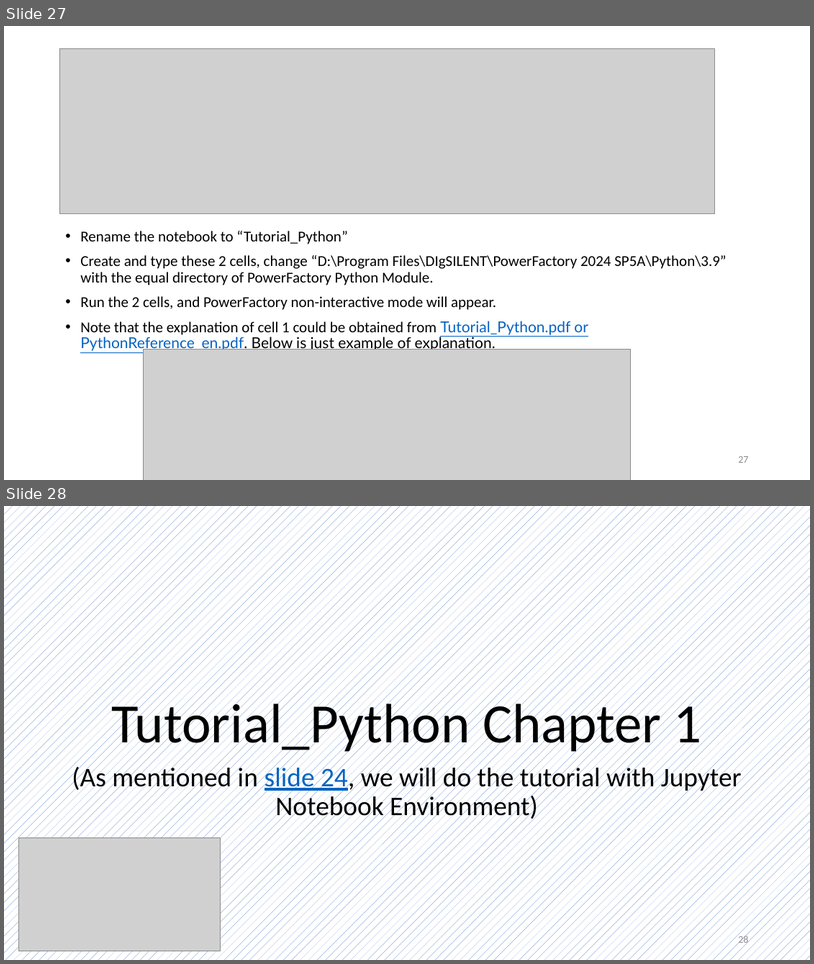
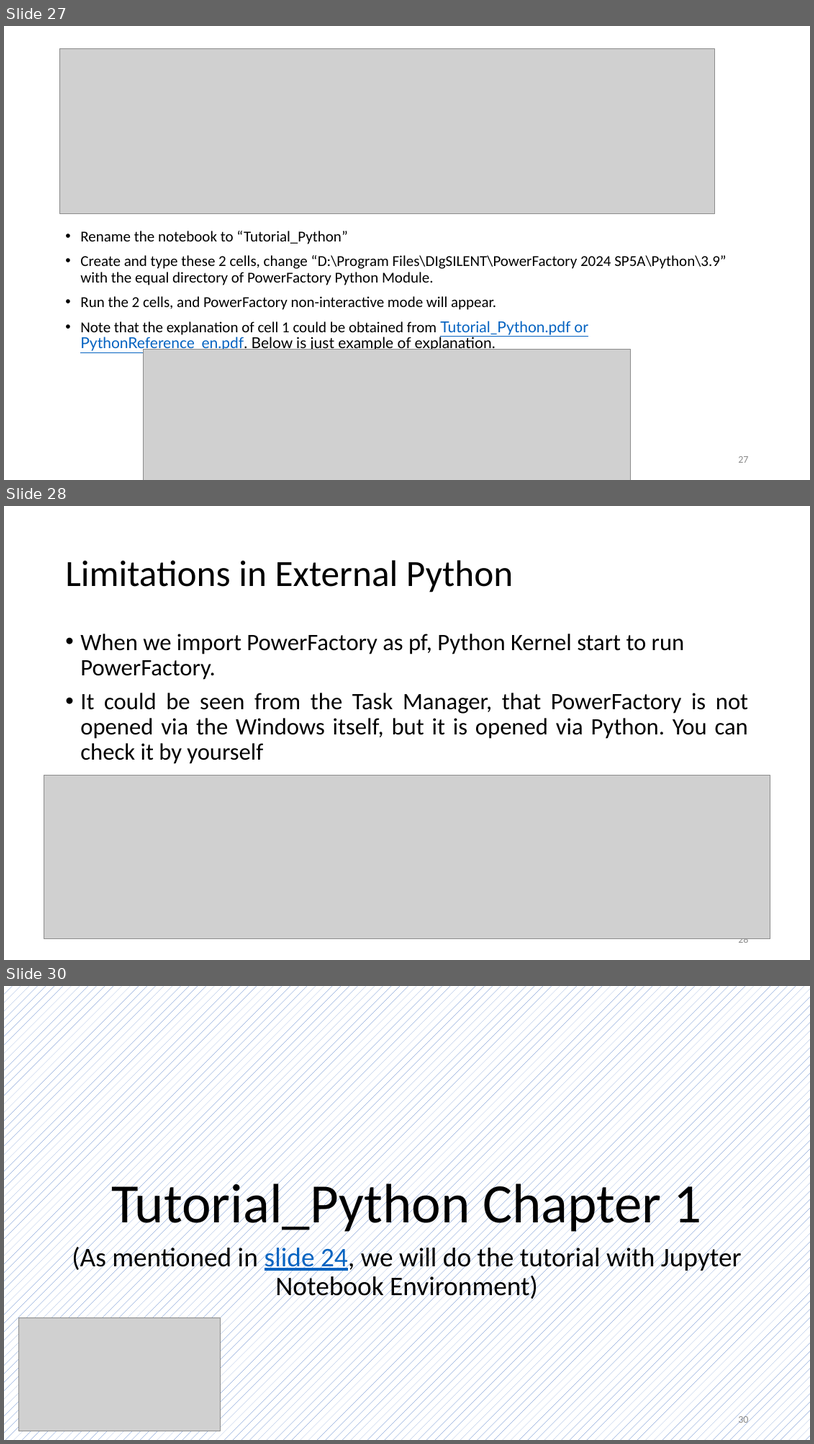
Before and after one commit to firazsidqi99/PowerFactory-Python, a slide deck: Python-DIgSILENT PowerFactory Integration.pptx. Shown one above the other, each under a label of ours: slides 27 and 28 before the commit, slides 27, 28 and 30 after it; the slides between them are not shown. The pictures are 814x964 and 814x1444 pixels, drawn with LibreOffice and Linux fonts; fonts in the diff are those of the drawing; grey boxes stand for pictures. Boxes give left, top, right and bottom in pixels: in the first picture for what was removed or moved away, otherwise in the second. Text is boxed around its words. In the diff, an @@ line names an element or a change of style, - is before the commit and + after.

```diff
--- a/Python-DIgSILENT PowerFactory Integration.pptx
+++ b/Python-DIgSILENT PowerFactory Integration.pptx
@@ slide 28 added at <box>4,506,810,960</box>, background #FFFFFF @@
@@ title added at <box>65,560,513,592</box>, 44 pt, text #000000 @@
+Limitations in External Python
@@ text added at <box>80,633,748,764</box>, 28 pt, text #000000 @@
+• When we import PowerFactory as pf, Python Kernel start to run PowerFactory.
+• It could be seen from the Task Manager, that PowerFactory is not opened via the Windows itself, but it is opened via Python. You can check it by yourself
@@ picture added at <box>44,775,771,939</box> @@
@@ page number added at <box>738,938,748,945</box>, 12 pt, text #8C8C8C @@
+28
@@ what was slide 28 is now slide 30 @@
@@ page number at <box>738,1414,748,1425</box>: text changed @@
-28
+30
```
Also in this commit, not shown: 1 other slide added.
